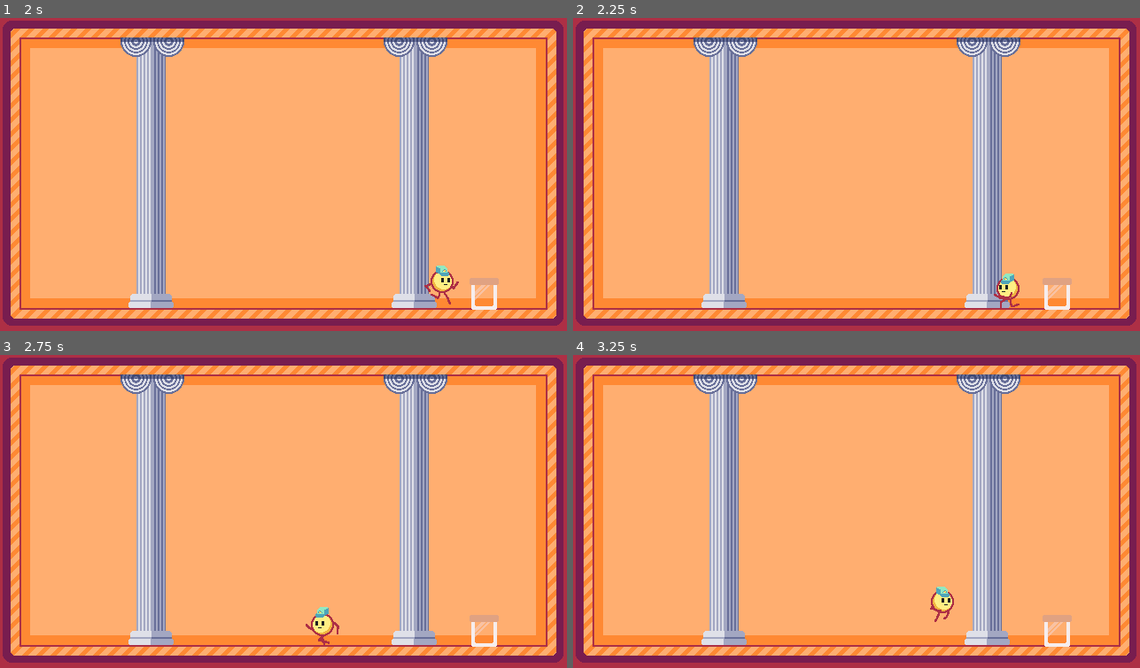
Above: before the commit, frames 1-4 (two rows, left to right).
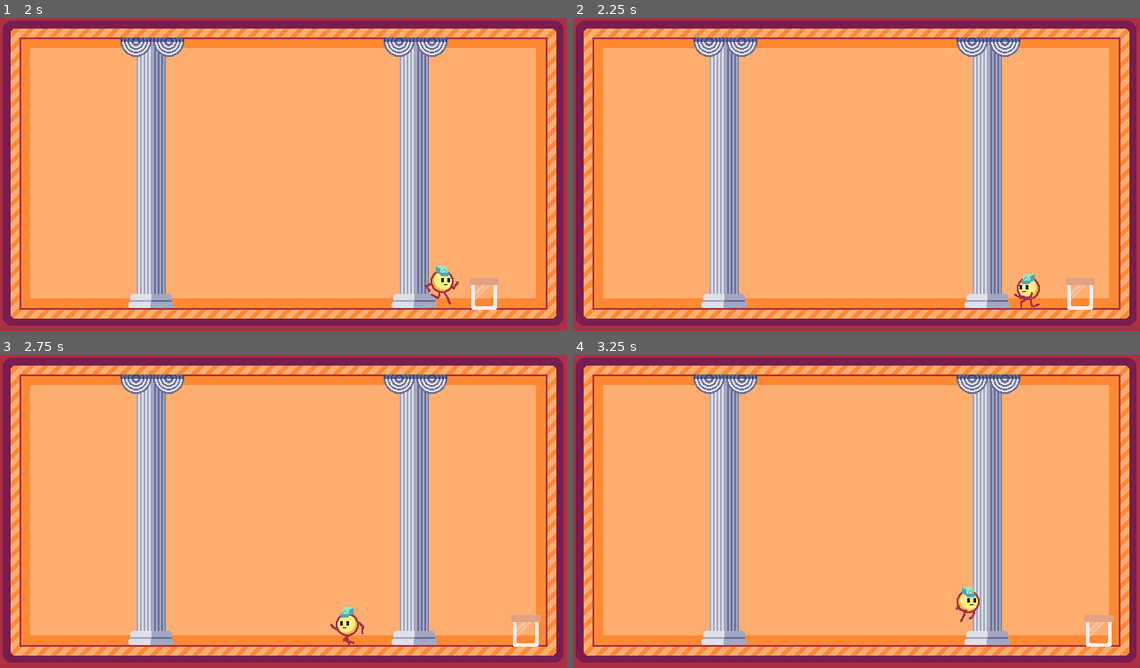
Above: after the commit, the same moments.

Repository: torinman/Brackeys-2025-1
Game: Godot game, scene res://main.tscn
Two runs of this game, one before a commit and one after it. Both use one fixed random seed, a clock stepped at 60 frames per second and the inputs below.
Inputs:
- Up to frame 1 (2 s): hold D (right) from 0.53 s (still down); tap Up (jump) at 0.77, 1.52 s
- Up to frame 2 (2.25 s): release D (right) at 2.03 s; hold Left (left) from 2.03 s (still down)
- Up to frame 3 (2.75 s): keep holding Left (left)
- Up to frame 4 (3.25 s): release Left (left) at 2.78 s; hold D (right) from 2.78 s (still down); tap Up (jump) at 3.02 s

Frame 1 is identical in both runs. In frame 2, 1.0% of the frame differs, in the area x 74-93%, y 81-94%; in frame 3, 1.2%, in the area x 53-96%, y 80-94%; in frame 4, 1.2%.

Commit message:
FUN BOUNCY JAR!
haven't quite figured it out yet, but it is SO FUN!!!

Diff:
--- a/scenes/jar.tscn
+++ b/scenes/jar.tscn
@@ -3,7 +3,9 @@
 [ext_resource type="Texture2D" uid="uid://d6a4xd623a6i" path="res://textures/jar.png" id="1_sav3e"]
 
 [sub_resource type="PhysicsMaterial" id="PhysicsMaterial_6e3qc"]
-friction = 0.0
+friction = 0.33
+bounce = 1.0
+absorbent = true
 
 [sub_resource type="AtlasTexture" id="AtlasTexture_f7vhs"]
 atlas = ExtResource("1_sav3e")
@@ -16,6 +18,7 @@
 
 [node name="RigidBody2D" type="RigidBody2D" parent="."]
 position = Vector2(22, 0)
+collision_layer = 0
 mass = 0.58
 physics_material_override = SubResource("PhysicsMaterial_6e3qc")
 
